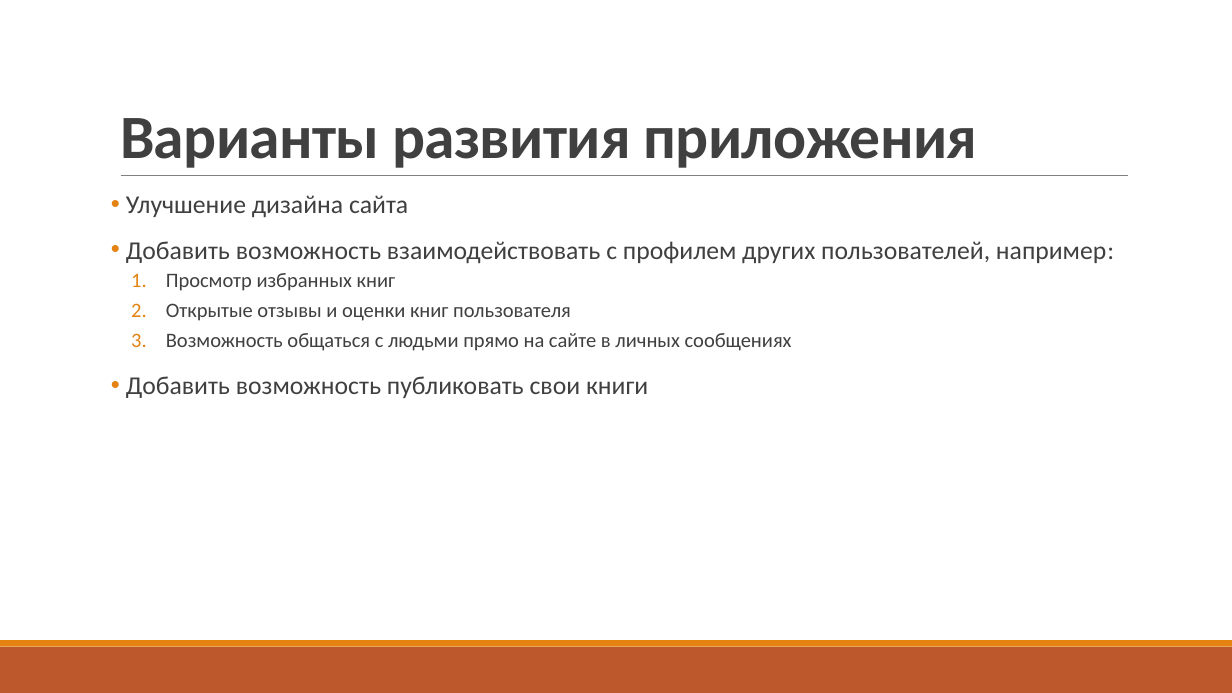
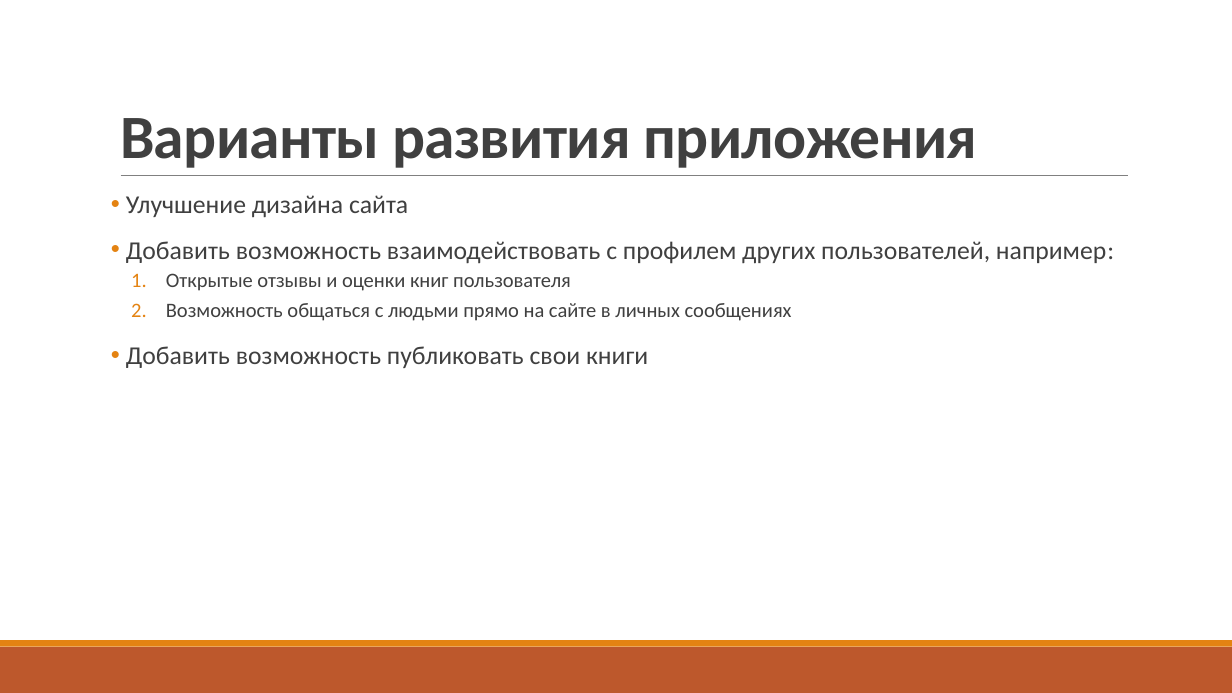
Before and after one commit to t44mas/Kino_mood, a slide deck: slide 7 of Презентация.pptx. Drawn at 1232x693 pixels with LibreOffice and Linux fonts; fonts in the diff are those of the drawing. Boxes give left, top, right and bottom in pixels: in the first picture for what was removed or moved away, otherwise in the second. Text is boxed around its words. In the diff, an @@ line names an element or a change of style, - is before the commit and + after.

```diff
--- a/Презентация.pptx
+++ b/Презентация.pptx
@@ text at [166, 273, 396, 291]: paragraph removed @@
-  1. Просмотр избранных книг
```
Also in this commit, not shown: 1 other file.
